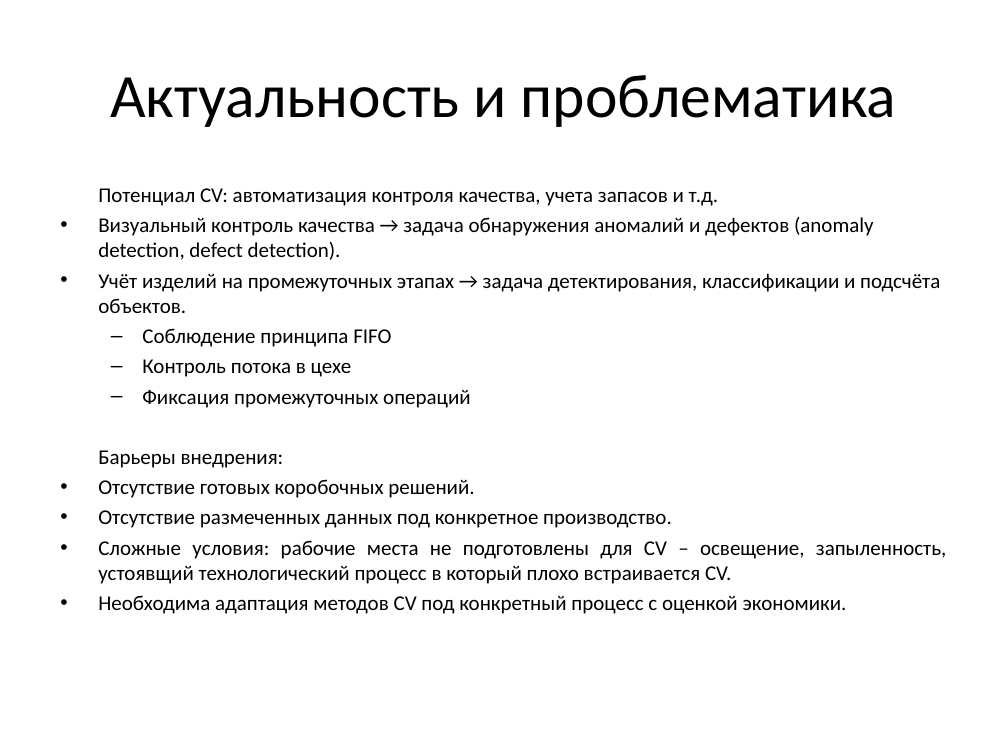
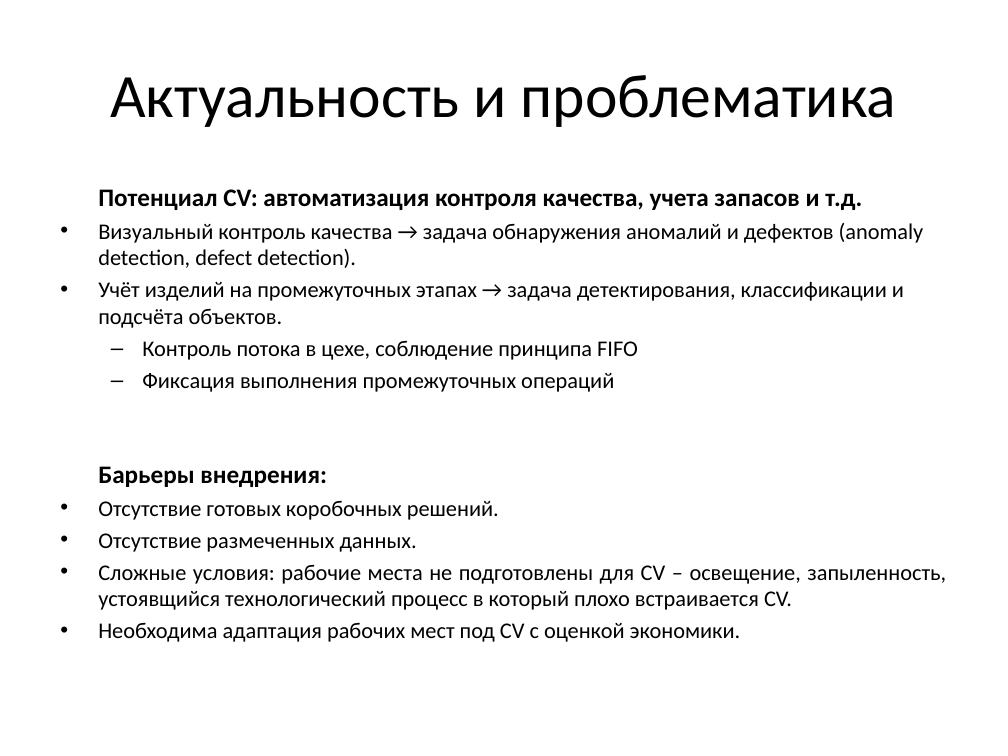
Before and after one commit to EduardKiselev/diploma, a slide deck: slide 3 of diploma_checkpoint1.pptx. Drawn at 1008x756 pixels with LibreOffice and Linux fonts; fonts in the diff are those of the drawing. Boxes give left, top, right and bottom in pixels: in the first picture for what was removed or moved away, otherwise in the second. Text is boxed around its words. In the diff, an @@ line names an element or a change of style, - is before the commit and + after.

```diff
--- a/diploma_checkpoint1.pptx
+++ b/diploma_checkpoint1.pptx
@@ text at bbox=[98, 189, 924, 520]: size 15 to 18 pt, bold on in "Потенциал CV: автоматизация контроля качества, учета запасов ...", "Барьеры внедрения:"; size 15 to 16 pt in "Визуальный контроль качества → задача обнаружения аномалий ...", "Учёт изделий на промежуточных этапах → задача ...", "Отсутствие готовых коробочных решений." @@
@@ text at bbox=[142, 340, 638, 392]: text changed; size 15 to 16 pt @@
-  – Соблюдение принципа FIFO
-  – Контроль потока в цехе
-  – Фиксация промежуточных операций
+  – Контроль потока в цехе, соблюдение принципа FIFO
+  – Фиксация выполнения промежуточных операций
@@ text at bbox=[98, 533, 946, 642]: text changed; size 15 to 16 pt @@
-• Отсутствие размеченных данных под конкретное производство.
-• Сложные условия: рабочие места не подготовлены для CV – освещение, запыленность, устоявщий технологический процесс в который плохо встраивается CV.
-• Необходима адаптация методов CV под конкретный процесс с оценкой экономики.
+• Отсутствие размеченных данных.
+• Сложные условия: рабочие места не подготовлены для CV – освещение, запыленность, устоявщийся технологический процесс в который плохо встраивается CV.
+• Необходима адаптация рабочих мест под CV с оценкой экономики.
```
Also in this commit, not shown: 4 other slides changed, 2 slides added, 2 slides removed, 18 other files.
